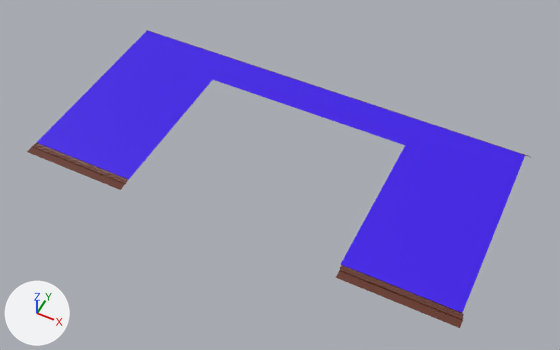
Two versions of the COLLADA model Assets/Models/Wall/WideDoor.dae, one commit apart.
Before and after are seen from a camera (50 mm lens) standing at (1.76, -4.94, 7.58) and looking at (-1.36, 1.3, -0.22). Arrows for +X, +Y and +Z are at lower left; the lights stay in place.

Objects in the first picture: 'TrickWall'.
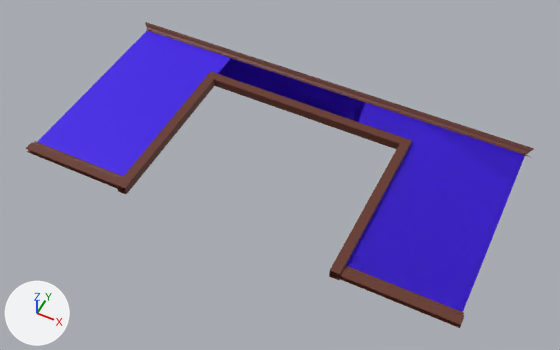
Commit message: Add trim to wide door model

Pixel boxes [x1, y1, x2, y2] of what changed, in the pictures (560 x 350 px):
```json
{"object": "TrickWall", "change": "reshaped", "before": [27, 30, 530, 328], "after": [26, 22, 534, 328]}
{"part": 1, "of": "me_plane_001", "change": "added", "after": [117, 72, 412, 280], "on screen": "brown"}
{"part": 2, "of": "me_plane_001", "change": "added", "after": [26, 22, 534, 325]}
```

Scene script edits in JSON lines:
```json
{"block": "me_plane_001", "where": "# used by ob_trickwall; location = (0.0, 0.0, 0.0)"}
{"op": "remove", "block": "me_plane_001", "code": "me_plane_001.from_pydata(...)  # 124 vertices, 74 faces; spans x -4.58..1.58, y 0.0..3.0, z -0.08..0.0"}
{"op": "add", "block": "me_plane_001", "code": "me_plane_001.from_pydata(...)  # 261 vertices, 160 faces; spans x -4.58..1.58, y 0.0..3.0, z -0.09..0.08"}
{"block": "me_plane_001", "change": "me_plane_001 part 1: a new loose piece of 16 vertices spanning x -3.06..0.06, y 0.0..2.43, z -0.09..0.08, in mat_regularwood (brown #643122)"}
{"block": "me_plane_001", "change": "me_plane_001 part 2"}
{"block": "me_plane_001", "change": "80 vertices are added at x -4.58..1.56, y 0.0..3.0, z 0.0..0.08"}
{"block": "me_plane_001", "change": "34 new vertices lie (1.51, 0.0, 0.0) away from vertices in x -4.53..0.02, y 0.0..2.95, z 0.01..0.03"}
{"block": "me_plane_001", "change": "7 new vertices lie (1.54, 0.0, 0.0) away from vertices in x -4.58..0.04, y 2.98..3.0, z 0.07..0.08"}
{"block": "me_plane_001", "change": "5 new faces join them, mat_wallpaper (purple #3a00e7)"}
{"block": "me_plane_001", "change": "69 new faces join them, mat_regularwood (brown #643122)"}
```
